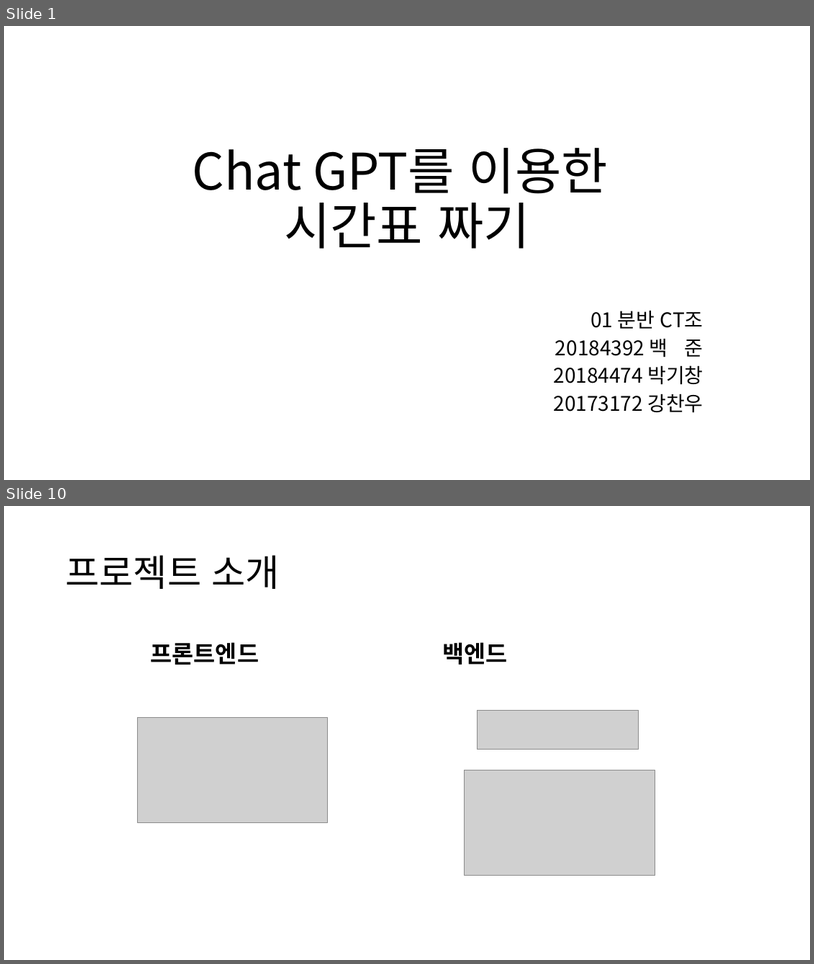
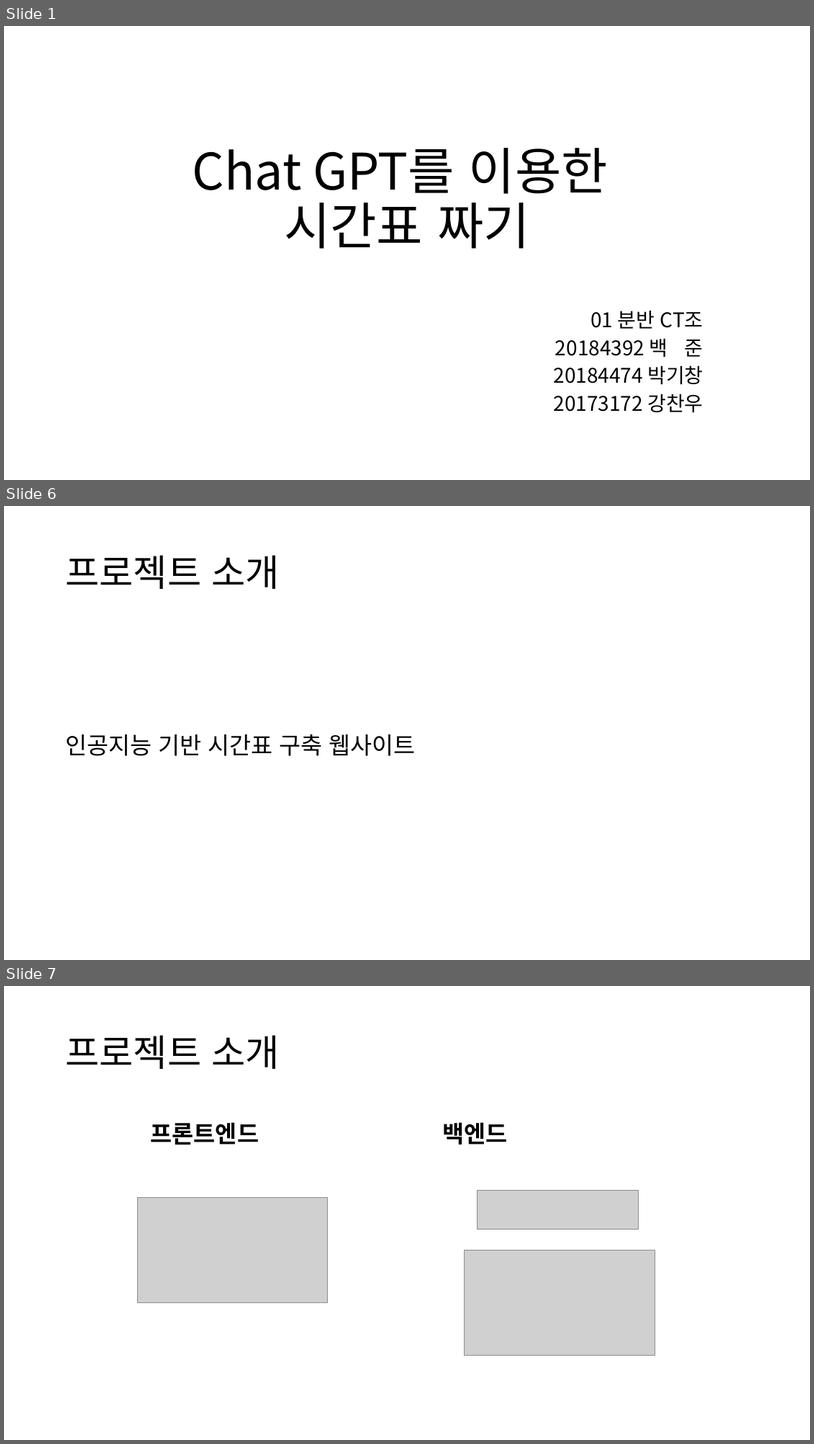
Before and after one commit to gichangee/chat-gpt-timetable, a slide deck: docs/중간발표자료.pptx. Shown one above the other, each under a label of ours: slides 1 and 10 before the commit, slides 1, 6 and 7 after it; the slides between them are not shown. The pictures are 814x964 and 814x1444 pixels, drawn with LibreOffice and Linux fonts; fonts in the diff are those of the drawing; grey boxes stand for pictures. Boxes give left, top, right and bottom in pixels: in the first picture for what was removed or moved away, otherwise in the second. Text is boxed around its words. In the diff, an @@ line names an element or a change of style, - is before the commit and + after.

```diff
--- a/docs/중간발표자료.pptx
+++ b/docs/중간발표자료.pptx
@@ slide 6 added at [4,506,810,960], background #FFFFFF @@
@@ title added at [65,555,280,589], 44 pt, text #000000 @@
+프로젝트 소개
@@ text added at [65,734,416,756], 28 pt, text #000000 @@
+인공지능 기반 시간표 구축 웹사이트
@@ what was slide 10 is now slide 7 @@
```
Also in this commit, not shown: 6 slides changed, 2 other slides added, 7 slides removed, 6 other files.
